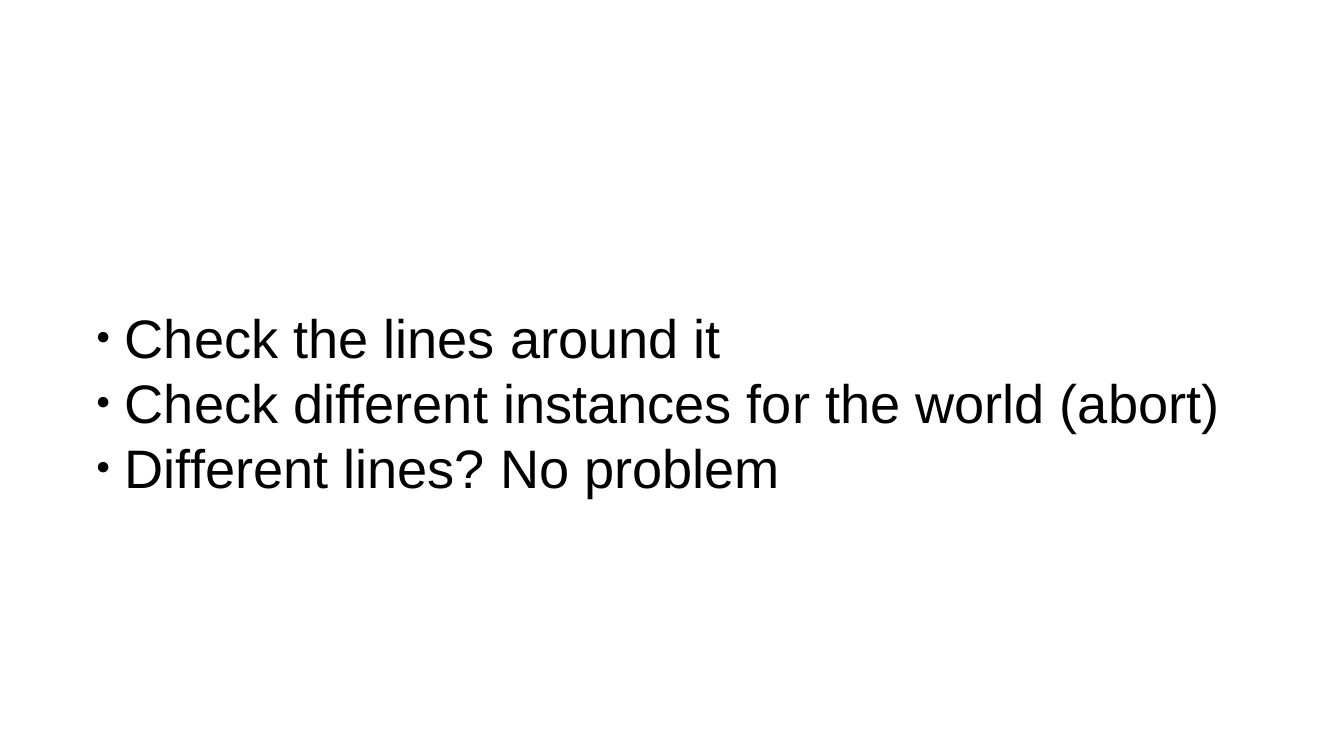
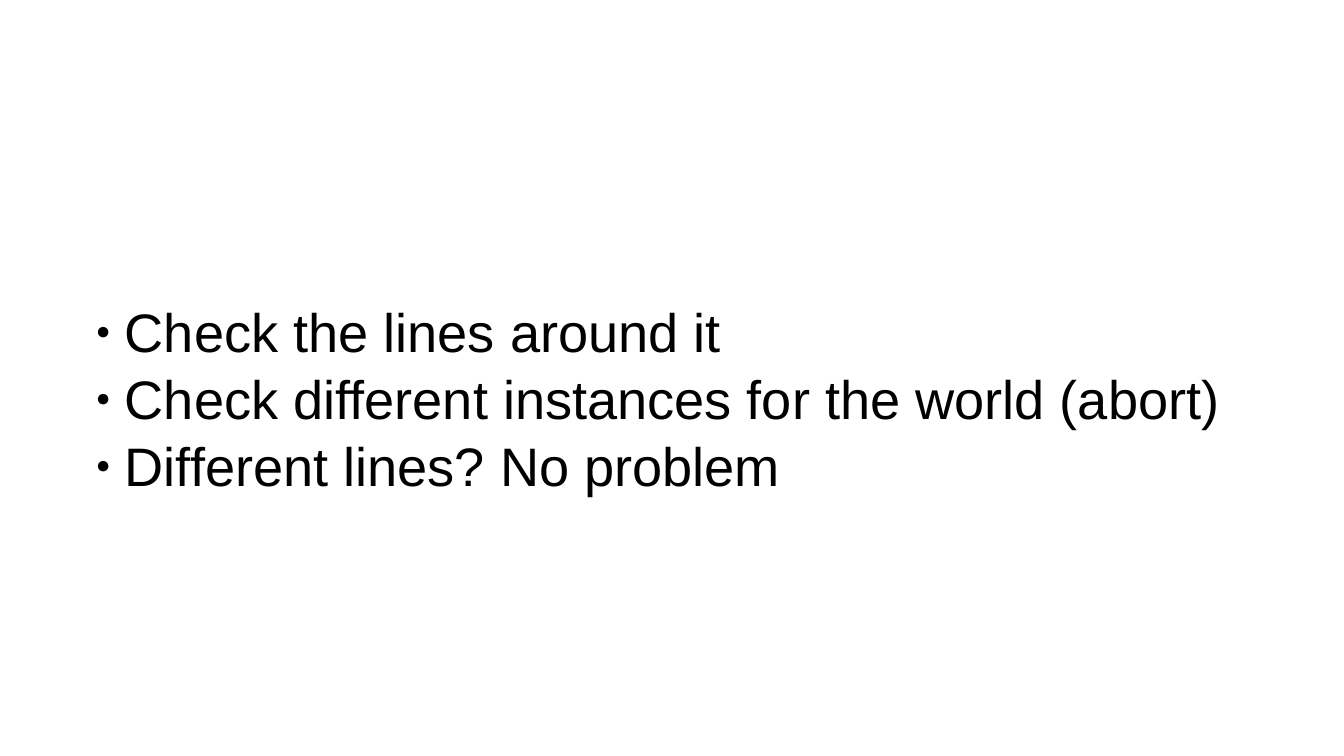
Before and after one commit to aGotelli/Projet1, a slide deck: slide 6 of slides/presentation.odp (slide 3 before the commit). Drawn at 1344x756 pixels with LibreOffice and Linux fonts; fonts in the diff are those of the drawing; background and template pictures are left out. Boxes give left, top, right and bottom in pixels: in the first picture for what was removed or moved away, otherwise in the second. Text is boxed around its words. In the diff, an @@ line names an element or a change of style, - is before the commit and + after.

```diff
--- a/slides/presentation.odp
+++ b/slides/presentation.odp
@@ subtitle "Check the lines around it" at (125,312,1220,495): indent changed; line spacing 1 to 0.9; more space between paragraphs @@
```
Also in this commit, not shown: 5 other slides changed, 5 slides added, 2 slides removed.
